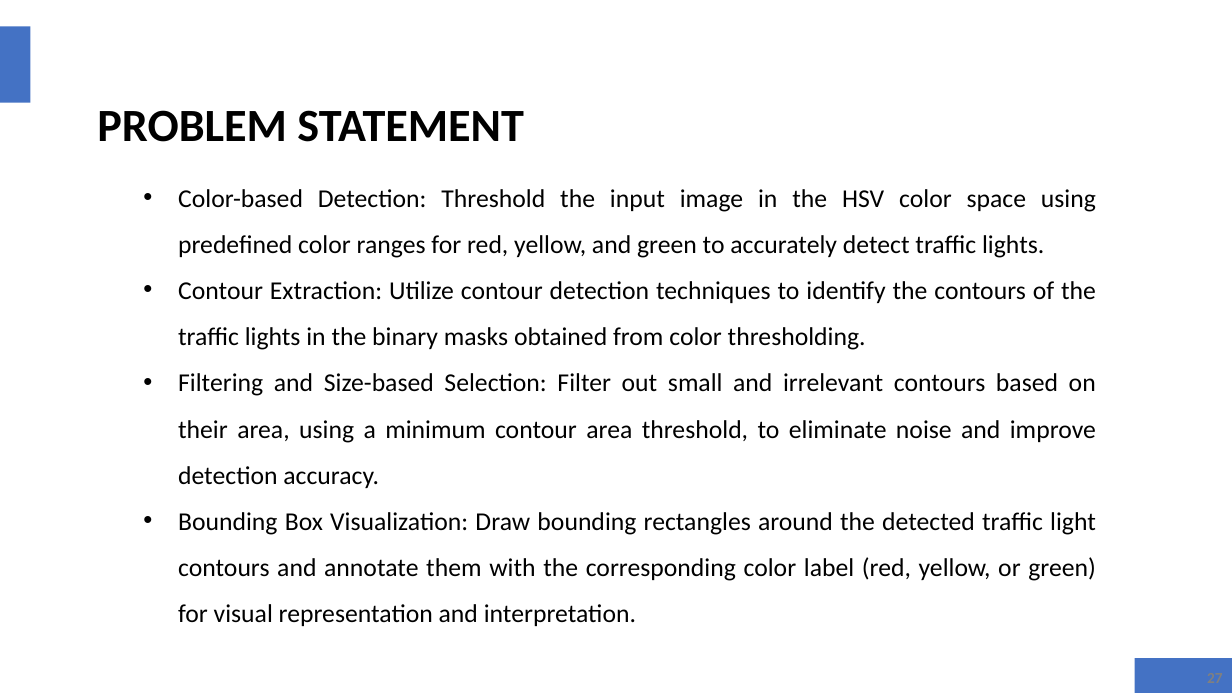
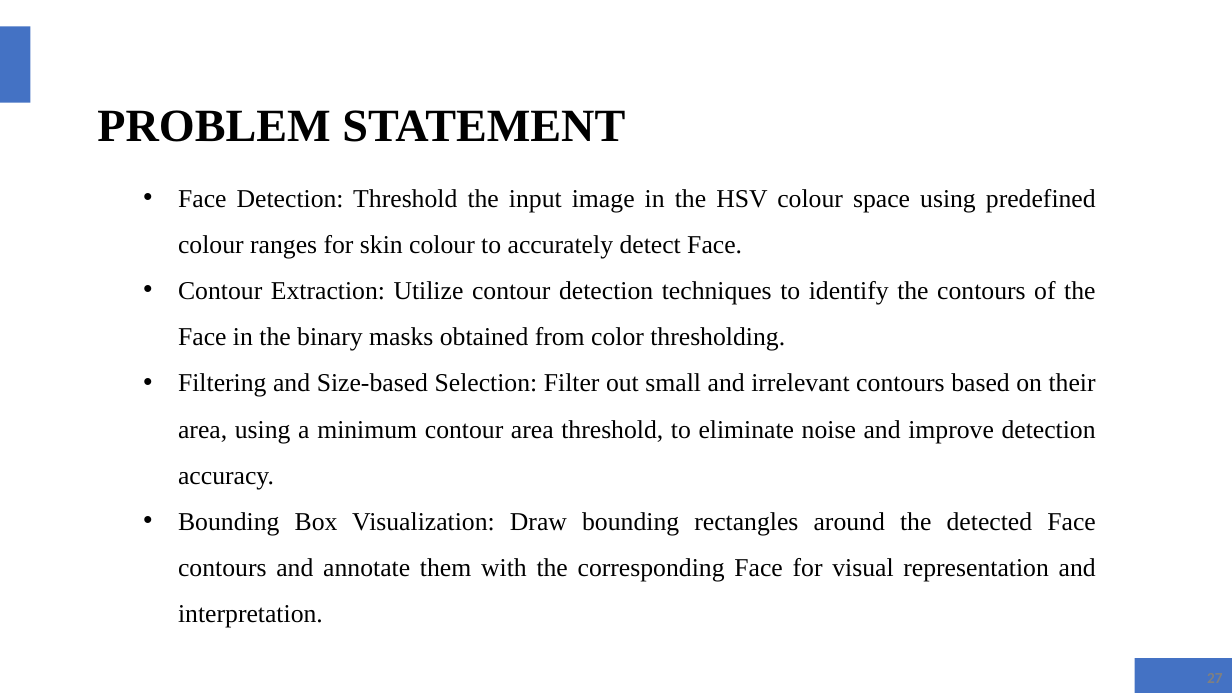
Before and after one commit to krishna-46/6thsem_Internship2023, a slide deck: slide 27 of Reports/SEE PPT's/Final ppt/KRISHNA.pptx. Drawn at 1232x693 pixels with LibreOffice and Linux fonts; fonts in the diff are those of the drawing. Boxes give left, top, right and bottom in pixels: in the first picture for what was removed or moved away, otherwise in the second. Text is boxed around its words. In the diff, an @@ line names an element or a change of style, - is before the commit and + after.

```diff
--- a/Reports/SEE PPT's/Final ppt/KRISHNA.pptx
+++ b/Reports/SEE PPT's/Final ppt/KRISHNA.pptx
@@ title "PROBLEM STATEMENT" at (x1=97, y1=110, x2=625, y2=142): font Calibri to Times New Roman @@
@@ text at (x1=178, y1=189, x2=1096, y2=351): text changed; font Calibri to Times New Roman @@
-  • Color-based Detection: Threshold the input image in the HSV color space using predefined color ranges for red, yellow, and green to accurately detect traffic lights.
-  • Contour Extraction: Utilize contour detection techniques to identify the contours of the traffic lights in the binary masks obtained from color thresholding.
+  • Face Detection: Threshold the input image in the HSV colour space using predefined colour ranges for skin colour to accurately detect Face.
+  • Contour Extraction: Utilize contour detection techniques to identify the contours of the Face in the binary masks obtained from color thresholding.
@@ text at (x1=178, y1=373, x2=1096, y2=489): font Calibri to Times New Roman in "Filtering and Size-based Selection: Filter out small ..." @@
@@ text at (x1=178, y1=512, x2=1096, y2=628): text changed; font Calibri to Times New Roman @@
-  • Bounding Box Visualization: Draw bounding rectangles around the detected traffic light contours and annotate them with the corresponding color label (red, yellow, or green) for visual representation and interpretation.
+  • Bounding Box Visualization: Draw bounding rectangles around the detected Face contours and annotate them with the corresponding Face for visual representation and interpretation.
```
Also in this commit, not shown: 25 other slides changed, 2 slides added, 1 slide removed, 9 other files.
